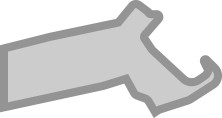
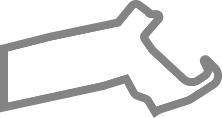
Layered file, before and after one edit (222x118). Changes by layer:
pixels changed over [0, 0, 222, 118] (layer not identified)
